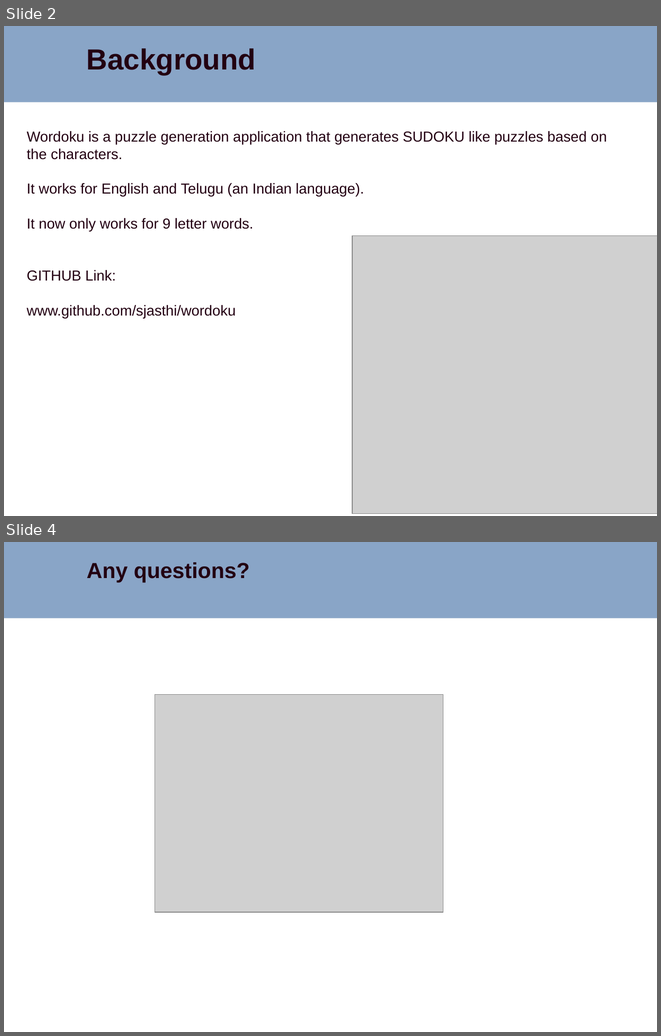
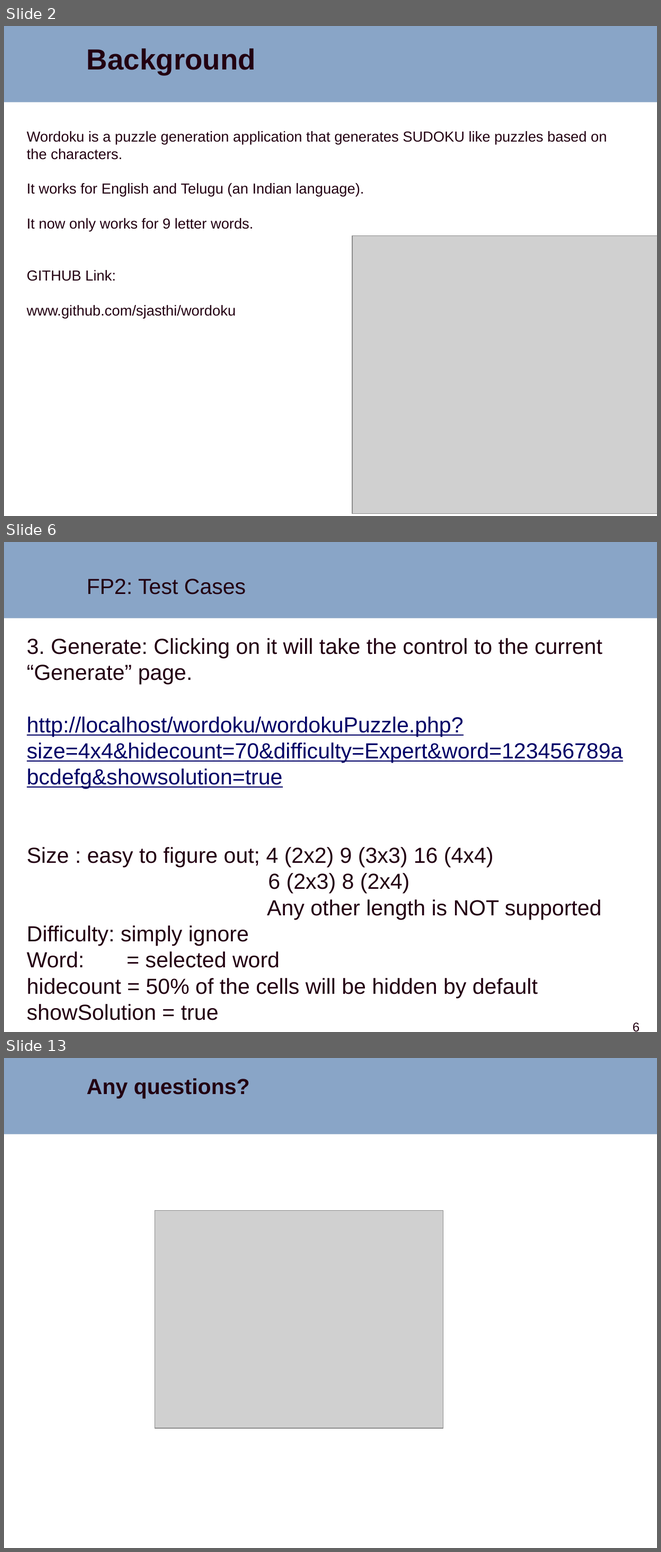
Before and after one commit to sjasthi/wordoku, a slide deck: docs/wordoku_enhancements.pptx. Shown one above the other, each under a label of ours: slides 2 and 4 before the commit, slides 2, 6 and 13 after it; the slides between them are not shown. The pictures are 661x1036 and 661x1552 pixels, drawn with LibreOffice and Linux fonts; fonts in the diff are those of the drawing; grey boxes stand for pictures; background and template pictures are left out. Boxes give left, top, right and bottom in pixels: in the first picture for what was removed or moved away, otherwise in the second. Text is boxed around its words. In the diff, an @@ line names an element or a change of style, - is before the commit and + after.

```diff
--- a/docs/wordoku_enhancements.pptx
+++ b/docs/wordoku_enhancements.pptx
@@ slide 6 added at (x1=4, y1=542, x2=657, y2=1032), background #FFFFFF; not listed: 1 template element that a slide beside it also shows @@
@@ text added at (x1=87, y1=579, x2=246, y2=594), 24 pt, text #220011 @@
+FP2: Test Cases
@@ text added at (x1=27, y1=638, x2=623, y2=1020), 24 pt, text #220011 @@
+3. Generate: Clicking on it will take the control to the current “Generate” page.
+http://localhost/wordoku/wordokuPuzzle.php?size=4x4&hidecount=70&difficulty=Expert&word=123456789abcdefg&showsolution=true
+Size : easy to figure out; 4 (2x2) 9 (3x3) 16 (4x4)
+6 (2x3) 8 (2x4)
+Any other length is NOT supported
+Difficulty: simply ignore
+Word: = selected word
+hidecount = 50% of the cells will be hidden by default
+showSolution = true
@@ page number added at (x1=633, y1=1022, x2=639, y2=1032), 14 pt, text #220011 @@
+6
@@ what was slide 4 is now slide 13 @@
```
Also in this commit, not shown: 1 slide changed, 8 other slides added.
